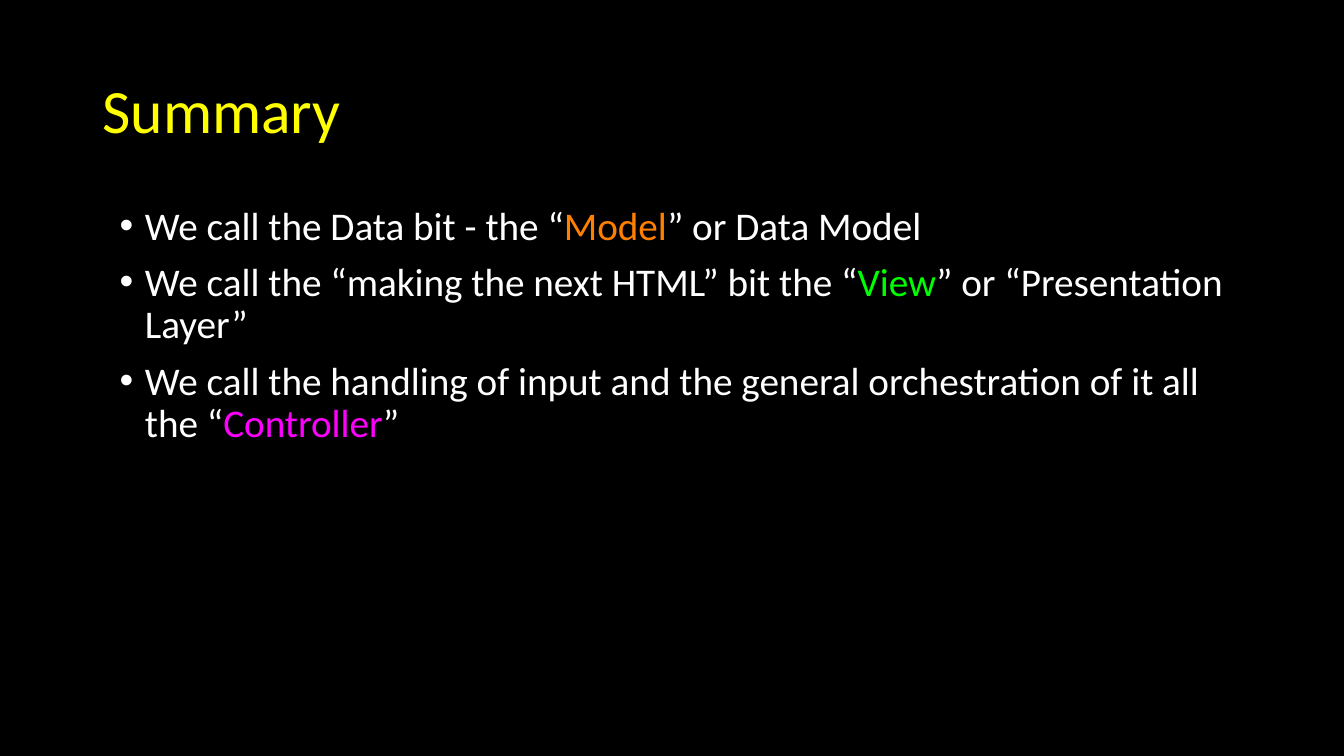
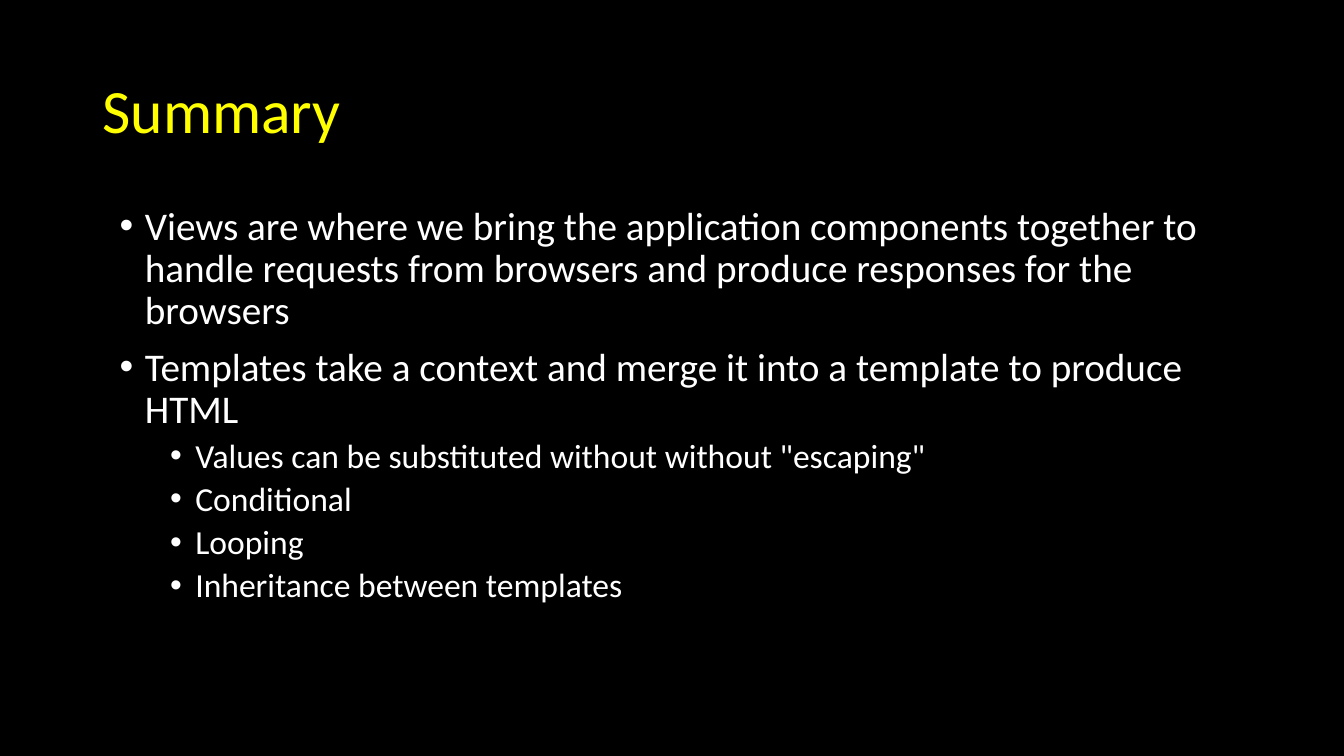
Before and after one commit to csev/dj4e, a slide deck: slide 19 of lectures/DJ-05-Views-Templates.pptx (slide 4 before the commit). Drawn at 1344x756 pixels with LibreOffice and Linux fonts; fonts in the diff are those of the drawing. Boxes give left, top, right and bottom in pixels: in the first picture for what was removed or moved away, otherwise in the second. Text is boxed around its words. In the diff, an @@ line names an element or a change of style, - is before the commit and + after.

```diff
--- a/lectures/DJ-05-Views-Templates.pptx
+++ b/lectures/DJ-05-Views-Templates.pptx
@@ text at [145,212,1196,603]: text changed @@
-• We call the Data bit - the “Model” or Data Model
-• We call the “making the next HTML” bit the “View” or “Presentation Layer”
-• We call the handling of input and the general orchestration of it all the “Controller”
+• Views are where we bring the application components together to handle requests from browsers and produce responses for the browsers
+• Templates take a context and merge it into a template to produce HTML
+  • Values can be substituted without without "escaping"
+  • Conditional
+  • Looping
+  • Inheritance between templates
```
Also in this commit, not shown: 1 other slide changed, 15 slides added, 1 other file.
